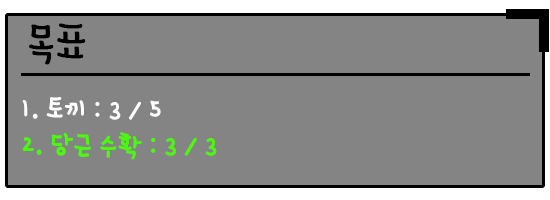
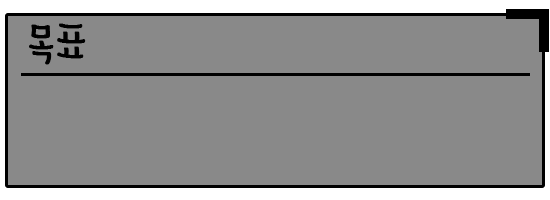
Comparing the layer stacks of the two 550 × 200 images. Changes:
hid "Group 2 copy" over [8, 16, 542, 185]
added layer "Group 2 사본" above "Group 2" over [8, 16, 542, 185]
hid "1. 토끼 : 3 / 5 2. 당근 수확 : 3 / 3" over [22, 97, 217, 160]
